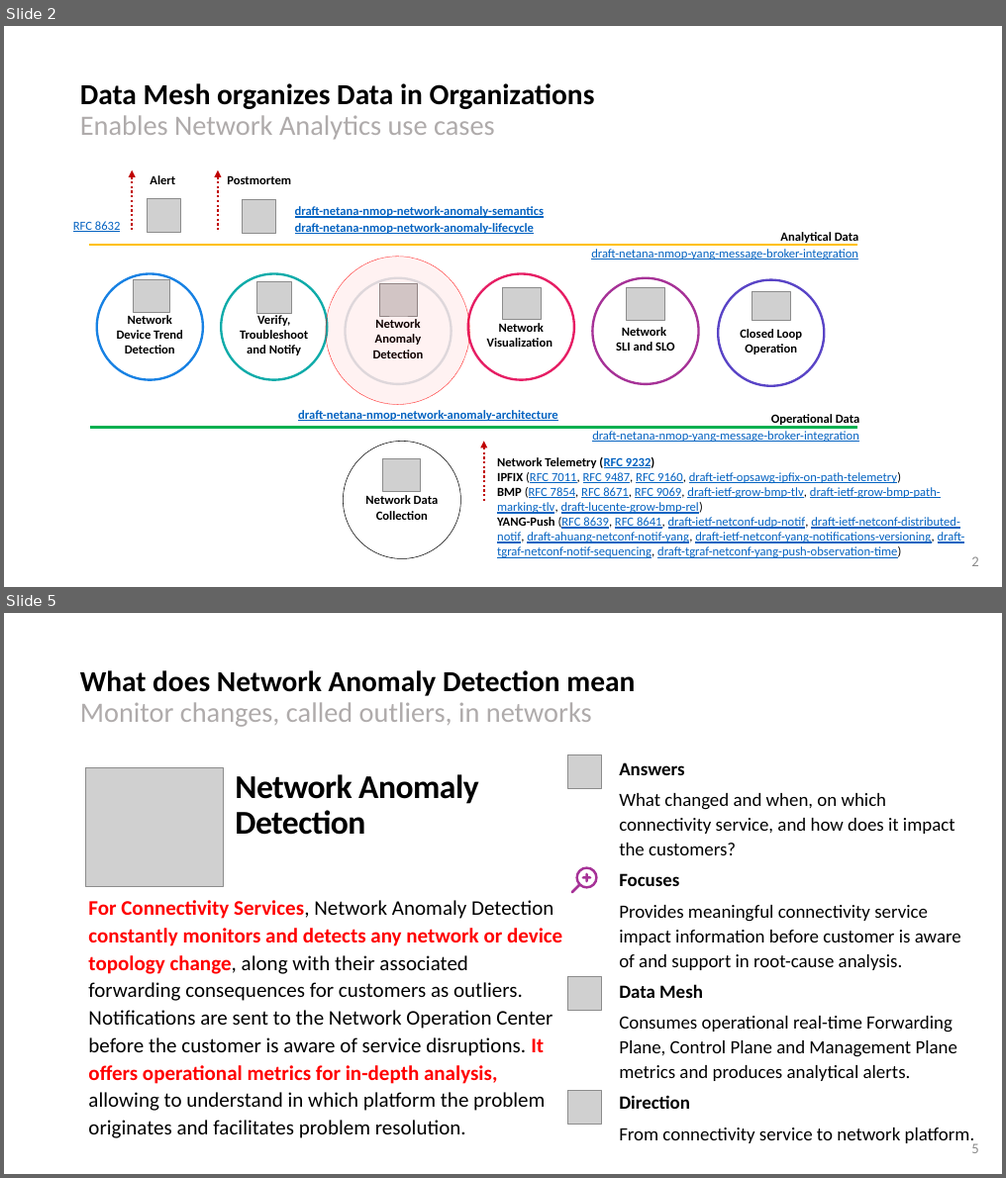
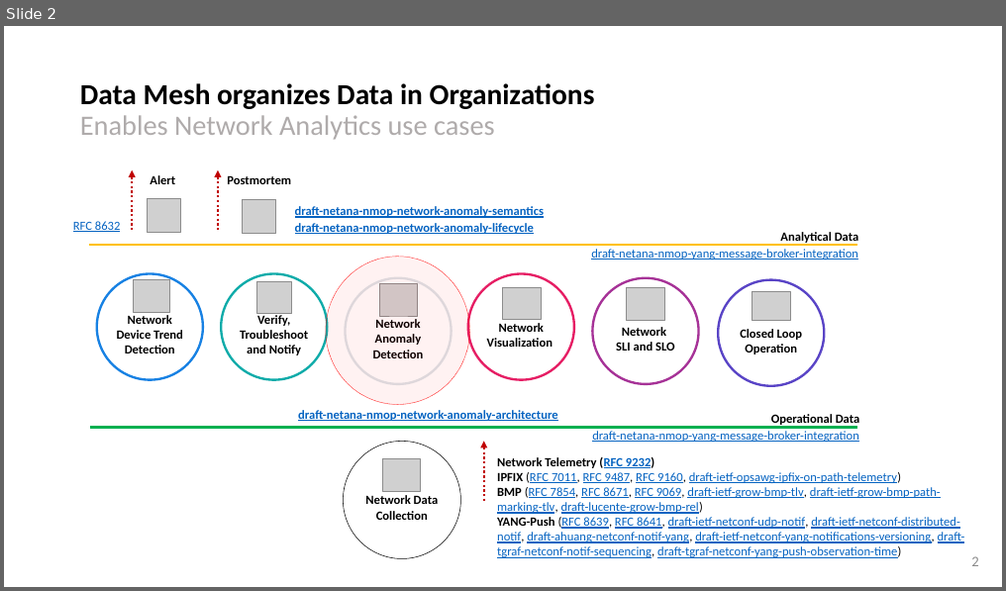
Before and after one commit to network-analytics/ietf-network-analytics-document-status, a slide deck: 121/NMOP/nmop-interim-swisscom-network-analytics-network-incident-postmortem.pptx. Shown one above the other, each under a label of ours: slides 2 and 5 before the commit, slide 2 after it; the slides between them are not shown. The pictures are 1006x1178 and 1006x591 pixels, drawn with LibreOffice and Linux fonts; fonts in the diff are those of the drawing; grey boxes stand for pictures. Boxes give left, top, right and bottom in pixels: in the first picture for what was removed or moved away, otherwise in the second. Text is boxed around its words. In the diff, an @@ line names an element or a change of style, - is before the commit and + after.

```diff
--- a/121/NMOP/nmop-interim-swisscom-network-analytics-network-incident-postmortem.pptx
+++ b/121/NMOP/nmop-interim-swisscom-network-analytics-network-incident-postmortem.pptx
@@ slide 5 removed at <box>4,613,1002,1174</box>, background #FFFFFF @@
@@ title removed at <box>80,670,635,727</box> @@
-What does Network Anomaly Detection mean
-Monitor changes, called outliers, in networks
@@ picture removed at <box>567,756,601,789</box> @@
@@ picture removed at <box>85,768,224,887</box> @@
@@ text removed at <box>235,774,478,835</box> @@
-Network Anomaly Detection
@@ text removed at <box>619,762,975,1146</box> @@
-Answers
-What changed and when, on which connectivity service, and how does it impact the customers?
-Focuses
-Provides meaningful connectivity service impact information before customer is aware of and support in root-cause analysis.
-Data Mesh
-Consumes operational real-time Forwarding Plane, Control Plane and Management Plane metrics and produces analytical alerts.
-Direction
-From connectivity service to network platform.
@@ freeform shape removed at <box>570,866,598,894</box> @@
@@ text removed at <box>88,900,562,1139</box> @@
-For Connectivity Services, Network Anomaly Detection constantly monitors and detects any network or device topology change, along with their associated forwarding consequences for customers as outliers. Notifications are sent to the Network Operation Center before the customer is aware of service disruptions. It offers operational metrics for in-depth analysis, allowing to understand in which platform the problem originates and facilitates problem resolution.
@@ picture removed at <box>567,977,601,1011</box> @@
@@ picture removed at <box>567,1090,601,1124</box> @@
@@ page number removed at <box>971,1144,978,1154</box> @@
-5
```
Also in this commit, not shown: 5 slides changed, 12 slides added, 6 other slides removed, 1 other file.
